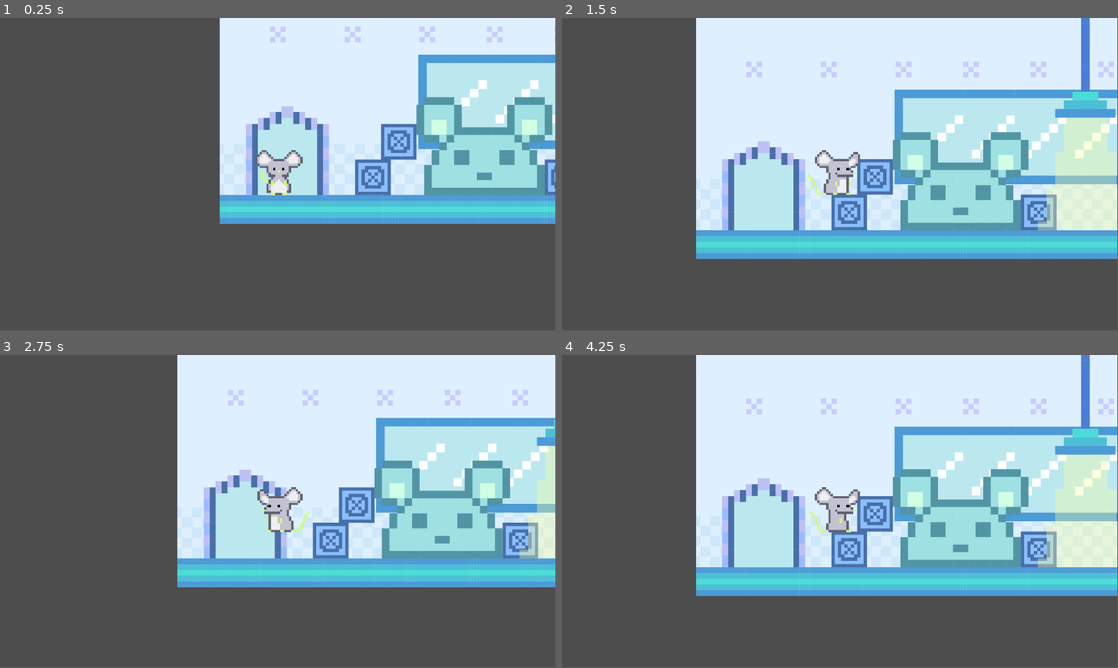
Above: before the commit, frames 1-4 (two rows, left to right).
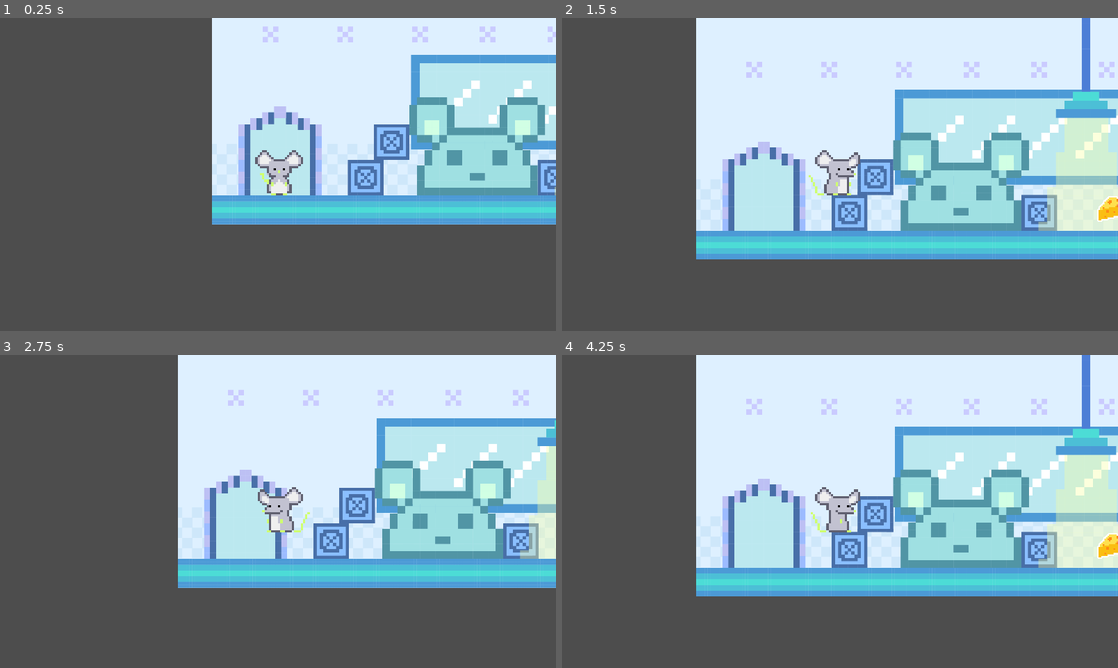
Above: after the commit, the same moments.

Repository: Wendy-zhenyiwang/2D-Group
Game: Godot game, scene res://main.tscn
Two runs of this game, one before a commit and one after it. Both use one fixed random seed, a clock stepped at 60 frames per second and the inputs below.
Inputs:
- Up to frame 1 (0.25 s): no input
- Up to frame 2 (1.5 s): tap Enter (ui_accept) at 0.5, 0.77 s; hold Right (ui_right) from 0.53 s (still down)
- Up to frame 3 (2.75 s): tap Enter (ui_accept) at 1.52 s; release Right (ui_right) at 2.03 s; hold Left (ui_left) from 2.03 s (still down)
- Up to frame 4 (4.25 s): release Left (ui_left) at 2.78 s; hold Right (ui_right) from 2.78 s (still down); tap Enter (ui_accept) at 3.02, 3.77 s
In our replay, the window is 799x449 before the commit and 800x450 after it. These sizes can differ from the game's own. Grey fills any space a smaller window leaves; there, only what the larger window draws over its background counts as a difference.

The runs differ from the first frame. In frame 1, 9.0% of the frame differs, in the area x 38-100%, y 0-66%; in frame 2, 3.0%; in frame 3, 2.1%; in frame 4, 3.0%.

Commit message:
bgm and cheese

Diff:
--- /dev/null
+++ b/the-cheezy-escape/cheese.gd
@@ -0,0 +1,14 @@
+extends AnimatedSprite2D
+
+
+# Called when the node enters the scene tree for the first time.
+func _on_area_2dbody_entered(body):
+	play("pop")
+	$SoundEffect.play()
+
+
+
+# Called every frame. 'delta' is the elapsed time since the previous frame.
+func _on_animation_finished():
+	if animation == "pop":
+		queue_free()
--- /dev/null
+++ b/the-cheezy-escape/cheese.tscn
@@ -0,0 +1,87 @@
+[gd_scene load_steps=14 format=3 uid="uid://deruge1ouu3nu"]
+
+[ext_resource type="Texture2D" uid="uid://bvp3asuvs8cy7" path="res://cheese.png" id="1_ibi8q"]
+[ext_resource type="Texture2D" uid="uid://b42wuep6cr7my" path="res://Collected.png" id="2_fi0ye"]
+[ext_resource type="Script" path="res://cheese.gd" id="3_ky0wd"]
+[ext_resource type="AudioStream" uid="uid://c77f71xlldxwa" path="res://collect.mp3" id="4_2sew6"]
+
+[sub_resource type="AtlasTexture" id="AtlasTexture_huxef"]
+atlas = ExtResource("1_ibi8q")
+region = Rect2(0, 0, 630, 630)
+
+[sub_resource type="AtlasTexture" id="AtlasTexture_hpil3"]
+atlas = ExtResource("2_fi0ye")
+region = Rect2(0, 0, 32, 32)
+
+[sub_resource type="AtlasTexture" id="AtlasTexture_wputh"]
+atlas = ExtResource("2_fi0ye")
+region = Rect2(32, 0, 32, 32)
+
+[sub_resource type="AtlasTexture" id="AtlasTexture_un31x"]
+atlas = ExtResource("2_fi0ye")
+region = Rect2(64, 0, 32, 32)
+
+[sub_resource type="AtlasTexture" id="AtlasTexture_axfpp"]
+atlas = ExtResource("2_fi0ye")
+region = Rect2(96, 0, 32, 32)
+
+[sub_resource type="AtlasTexture" id="AtlasTexture_ox1n3"]
+atlas = ExtResource("2_fi0ye")
+region = Rect2(128, 0, 32, 32)
+
+[sub_resource type="AtlasTexture" id="AtlasTexture_ivoge"]
+atlas = ExtResource("2_fi0ye")
+region = Rect2(160, 0, 32, 32)
+
+[sub_resource type="SpriteFrames" id="SpriteFrames_v3fia"]
+animations = [{
+"frames": [{
+"duration": 1.0,
+"texture": SubResource("AtlasTexture_huxef")
+}],
+"loop": true,
+"name": &"idle",
+"speed": 5.0
+}, {
+"frames": [{
+"duration": 1.0,
+"texture": SubResource("AtlasTexture_hpil3")
+}, {
+"duration": 1.0,
+"texture": SubResource("AtlasTexture_wputh")
+}, {
+"duration": 1.0,
+"texture": SubResource("AtlasTexture_un31x")
+}, {
+"duration": 1.0,
+"texture": SubResource("AtlasTexture_axfpp")
+}, {
+"duration": 1.0,
+"texture": SubResource("AtlasTexture_ox1n3")
+}, {
+"duration": 1.0,
+"texture": SubResource("AtlasTexture_ivoge")
+}],
+"loop": true,
+"name": &"pop",
+"speed": 5.0
+}]
+
+[sub_resource type="CircleShape2D" id="CircleShape2D_hin2r"]
+radius = 339.232
+
+[node name="cheese" type="AnimatedSprite2D"]
+position = Vector2(566, -192)
+scale = Vector2(0.081746, 0.081746)
+sprite_frames = SubResource("SpriteFrames_v3fia")
+animation = &"idle"
+autoplay = "idle"
+script = ExtResource("3_ky0wd")
+
+[node name="Area2D" type="Area2D" parent="."]
+
+[node name="CollisionShape2D" type="CollisionShape2D" parent="Area2D"]
+shape = SubResource("CircleShape2D_hin2r")
+
+[node name="collect" type="AudioStreamPlayer2D" parent="."]
+stream = ExtResource("4_2sew6")
--- a/the-cheezy-escape/main.tscn
+++ b/the-cheezy-escape/main.tscn
@@ -1,7 +1,9 @@
-[gd_scene load_steps=25 format=3 uid="uid://dtu2o8w8bl423"]
+[gd_scene load_steps=27 format=3 uid="uid://dtu2o8w8bl423"]
 
 [ext_resource type="PackedScene" uid="uid://bpxh34uy2f0wy" path="res://player.tscn" id="1_dv6bk"]
 [ext_resource type="Texture2D" uid="uid://b23qytg0qbmxt" path="res://cheesyescapeMAP-02.png" id="1_risps"]
+[ext_resource type="PackedScene" uid="uid://deruge1ouu3nu" path="res://cheese.tscn" id="3_r6fkg"]
+[ext_resource type="AudioStream" uid="uid://p7sdcgakblpm" path="res://Alexandre Desplat-Obituary.mp3" id="3_tql5j"]
 
 [sub_resource type="RectangleShape2D" id="RectangleShape2D_4s07l"]
 size = Vector2(85.9048, 4154.66)
@@ -113,11 +115,11 @@
 shape = SubResource("RectangleShape2D_iveha")
 
 [node name="Light 1" type="CollisionShape2D" parent="Map/Level 1"]
-position = Vector2(-270.045, 1373.56)
+position = Vector2(-191.306, 1378.81)
 shape = SubResource("RectangleShape2D_bttd5")
 
 [node name="Light 2" type="CollisionShape2D" parent="Map/Level 1"]
-position = Vector2(195.972, 1455.79)
+position = Vector2(268.295, 1453.46)
 shape = SubResource("RectangleShape2D_bttd5")
 
 [node name="Light 3" type="CollisionShape2D" parent="Map/Level 1"]
@@ -220,4 +222,12 @@
 shape = SubResource("RectangleShape2D_t7hvc")
 
 [node name="player" parent="." instance=ExtResource("1_dv6bk")]
-position = Vector2(36, -4)
+position = Vector2(52, 6)
+
+[node name="music" type="AudioStreamPlayer2D" parent="player"]
+stream = ExtResource("3_tql5j")
+autoplay = true
+
+[node name="cheese" parent="." instance=ExtResource("3_r6fkg")]
+position = Vector2(779, 9)
+scale = Vector2(0.1125, 0.1125)
--- a/the-cheezy-escape/project.godot
+++ b/the-cheezy-escape/project.godot
@@ -15,6 +15,10 @@
 config/features=PackedStringArray("4.3", "GL Compatibility")
 config/icon="res://icon.svg"
 
+[display]
+
+window/stretch/mode="canvas_items"
+
 [rendering]
 
 renderer/rendering_method="gl_compatibility"
Not shown, added: the-cheezy-escape/Alexandre Desplat-Obituary.mp3.import
Binary file added: the-cheezy-escape/Collected.png
Not shown, added: the-cheezy-escape/Collected.png.import
Not shown, added: the-cheezy-escape/collect.mp3.import
Not shown, changed: .DS_Store
Not shown, changed: the-cheezy-escape/.DS_Store
Not shown, added: the-cheezy-escape/Alexandre Desplat-Obituary.mp3
Not shown, added: the-cheezy-escape/collect.m4a
Not shown, added: the-cheezy-escape/collect.mp3
